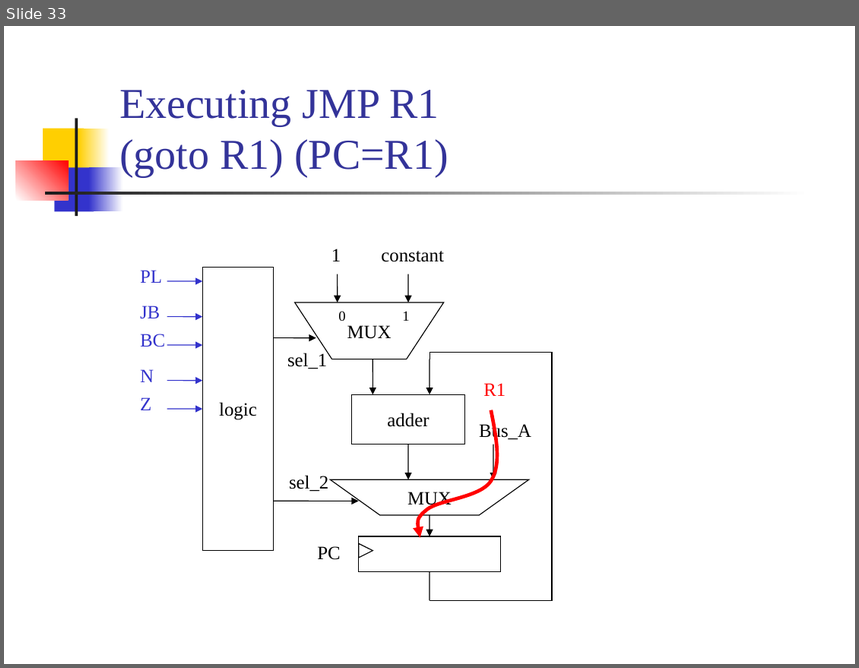
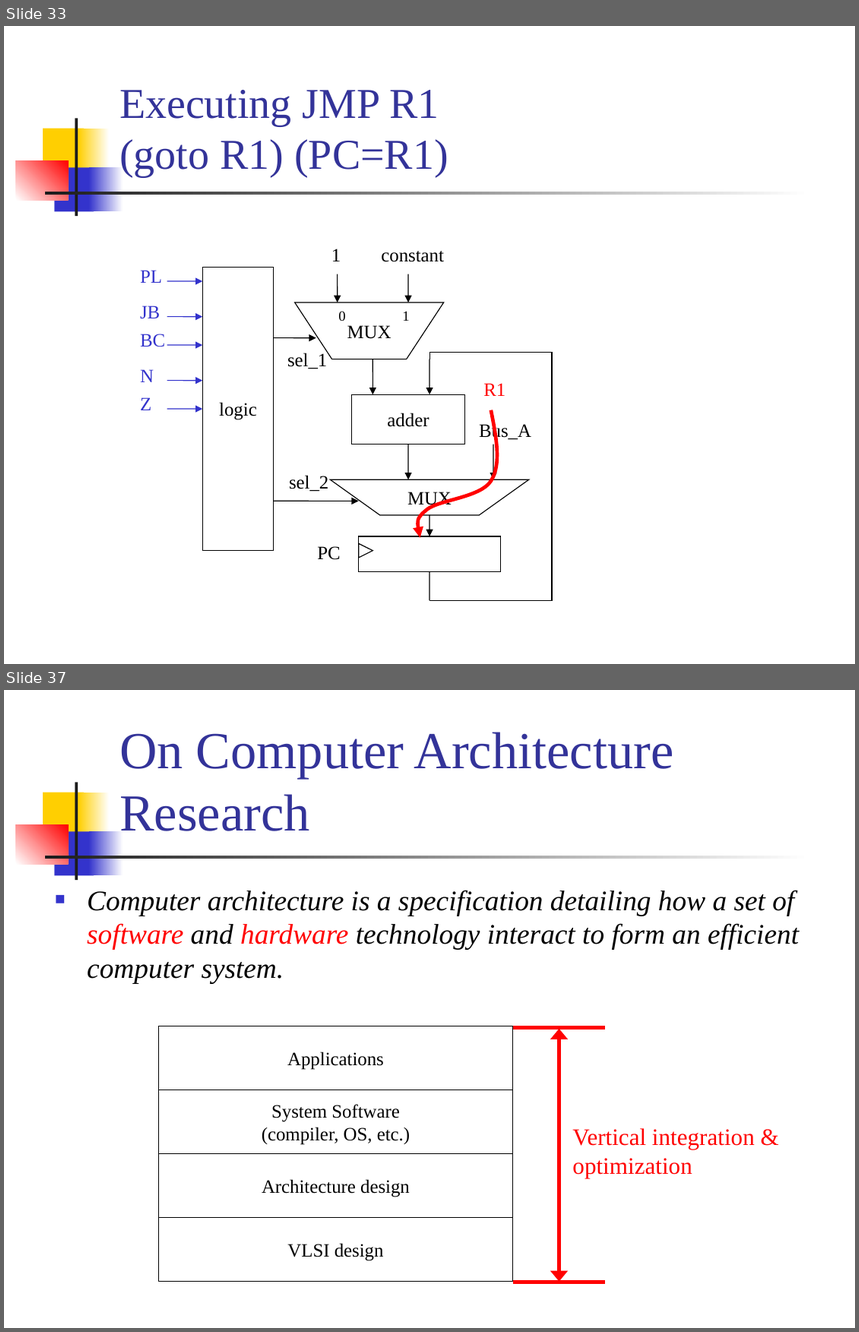
Before and after one commit to CGUSystemCourses/Comp_Org-2018, a slide deck: Lectures/lec12-cpu_ctrl_unit/lec12-cpu_ctrl_unit.pptx. Shown one above the other, each under a label of ours: slide 33 before the commit, slides 33 and 37 after it; the slides between them are not shown. The pictures are 859x668 and 859x1332 pixels, drawn with LibreOffice and Linux fonts; fonts in the diff are those of the drawing. Boxes give left, top, right and bottom in pixels: in the first picture for what was removed or moved away, otherwise in the second. Text is boxed around its words. In the diff, an @@ line names an element or a change of style, - is before the commit and + after.

```diff
--- a/Lectures/lec12-cpu_ctrl_unit/lec12-cpu_ctrl_unit.pptx
+++ b/Lectures/lec12-cpu_ctrl_unit/lec12-cpu_ctrl_unit.pptx
@@ slide 37 added at [4, 690, 855, 1328], background #FFFFFF; not listed: 7 template elements that a slide beside it also shows @@
@@ title added at [120, 732, 674, 831], 44 pt, text #333399 @@
+On Computer Architecture Research
@@ text added at [87, 890, 799, 983], 24 pt, text #000000, italic @@
+■ Computer architecture is a specification detailing how a set of software and hardware technology interact to form an efficient computer system.
@@ group added at [158, 1026, 755, 1283]: 4 rectangles, 2 lines, 1 double arrow, 1 text @@
+VLSI design
+Architecture design
+System Software
+(compiler, OS, etc.)
+Applications
+Vertical integration &
+optimization
```
Also in this commit, not shown: 1 slide changed, 5 other slides added, 8 other files.
